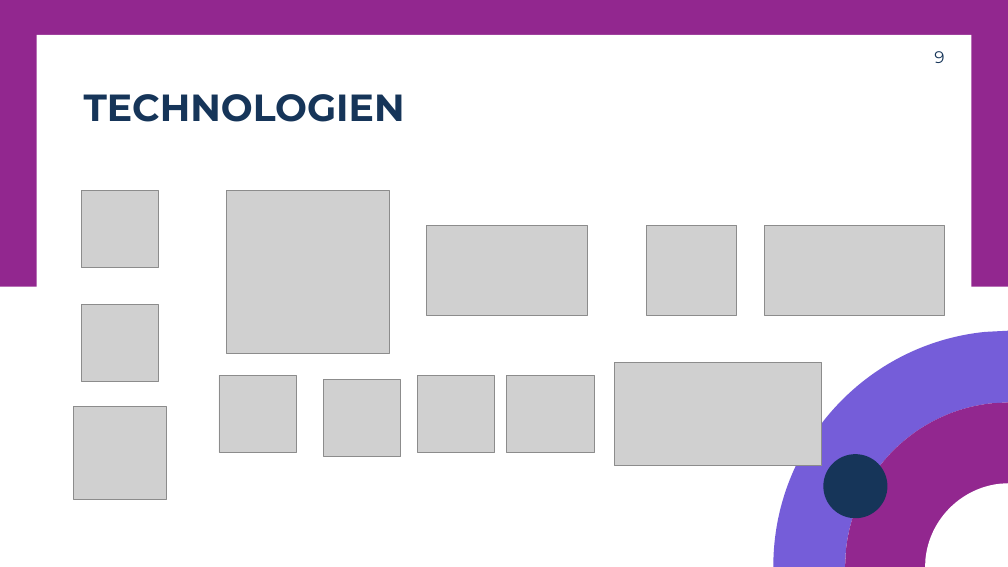
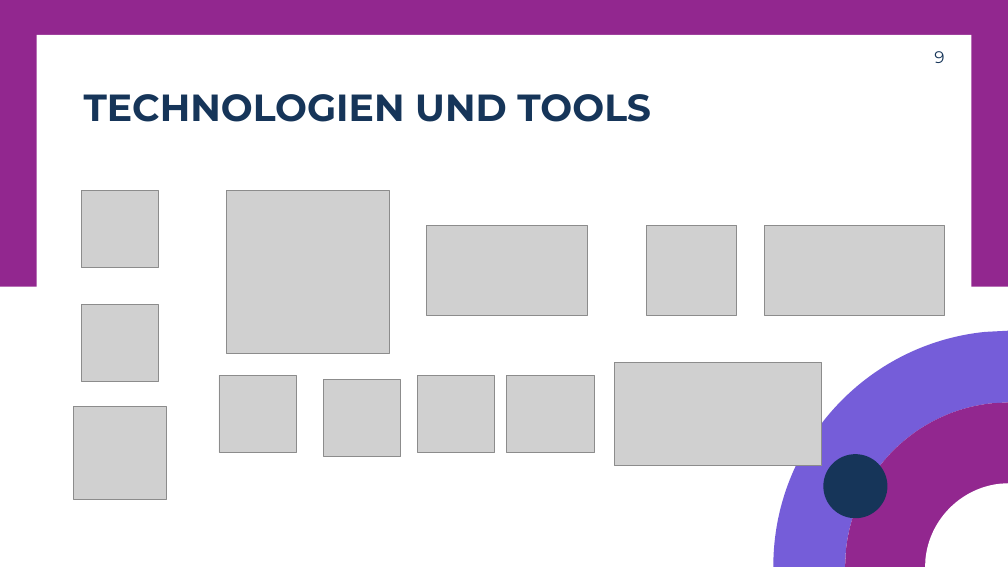
Before and after one commit to A-SimpleName/DriveSense, a slide deck: slide 9 of Dokumentation/Präsentationen/Praesentation_Kickoff_1.2.pptx. Drawn at 1008x567 pixels with LibreOffice and Linux fonts; fonts in the diff are those of the drawing; grey boxes stand for pictures; background and template pictures are left out. Boxes give left, top, right and bottom in pixels: in the first picture for what was removed or moved away, otherwise in the second. Text is boxed around its words. In the diff, an @@ line names an element or a change of style, - is before the commit and + after.

```diff
--- a/Dokumentation/Präsentationen/Praesentation_Kickoff_1.2.pptx
+++ b/Dokumentation/Präsentationen/Praesentation_Kickoff_1.2.pptx
@@ title at box(84, 94, 651, 122): text changed @@
-TECHNOLOGIEN
+TECHNOLOGIEN UND TOOLS
```
Also in this commit, not shown: 1 other file.
